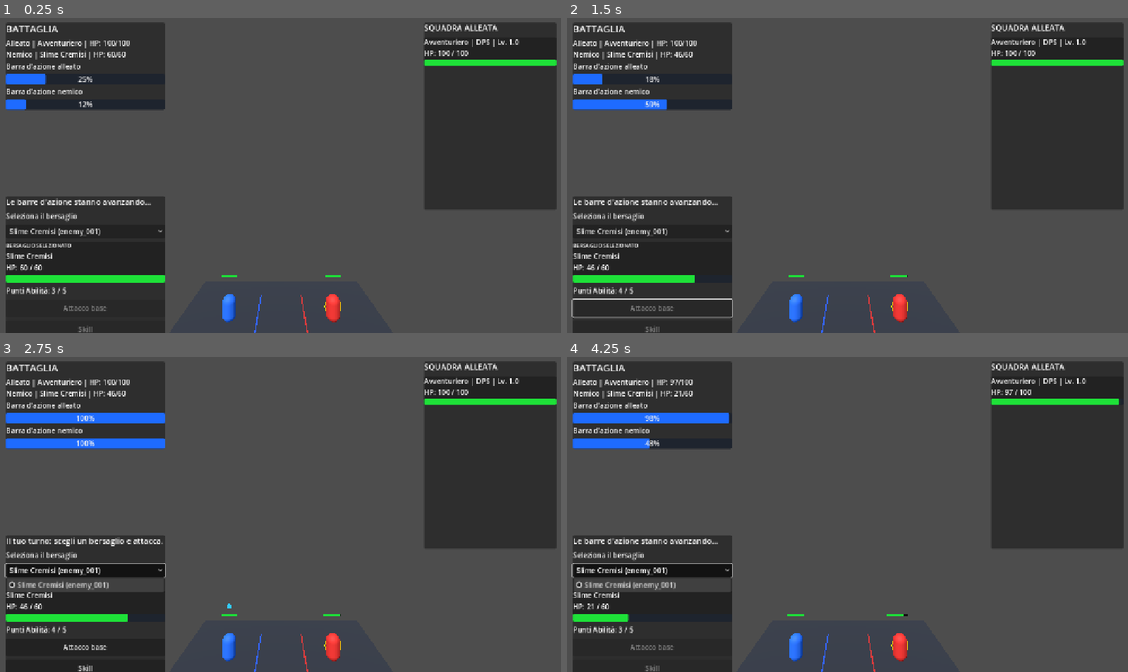
Above: before the commit, frames 1-4 (two rows, left to right).
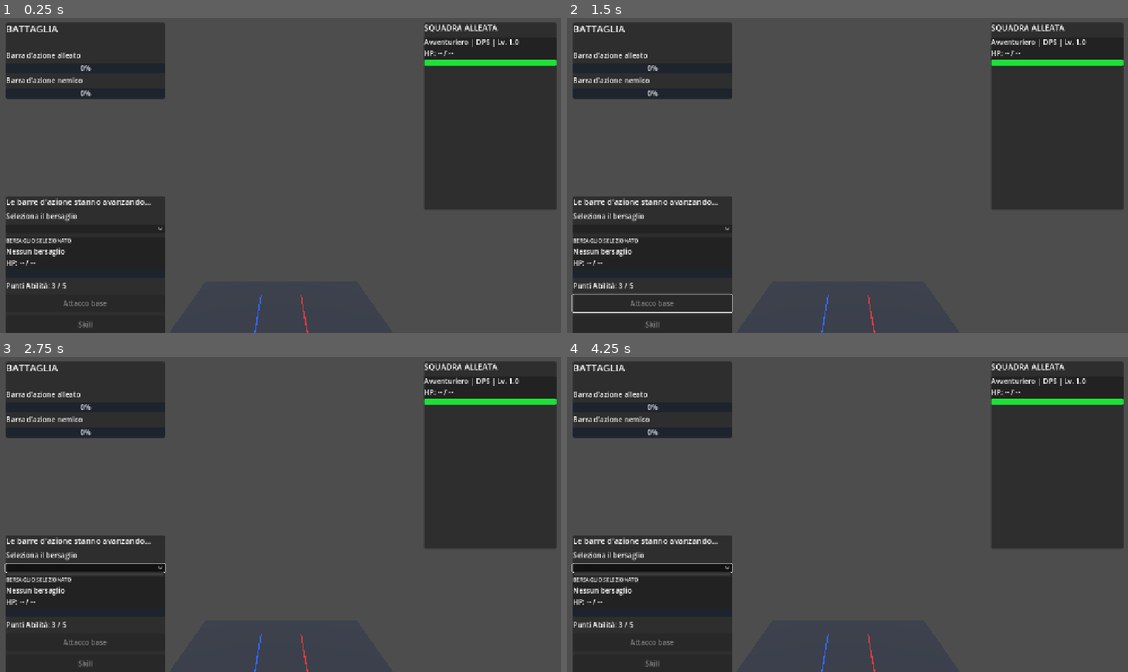
Above: after the commit, the same moments.

Repository: konakona185-gif/Super-spork-K7-school
Game: Godot game, scene res://scenes/main.tscn
Same seed, same stepped clock (60 frames per second), same inputs: the game is played once before the commit and once after it.
Inputs (mouse positions are in pixels of both pictures, inside the frame that each line leads up to):
- Up to frame 1 (0.25 s): no input
- Up to frame 2 (1.5 s): click (651, 232) at 0.5 s, where only the run before the commit has a clickable "Slime Cremisi (enemy_001)"; click (651, 307) at 1.25 s, where only the run before the commit has a clickable "Attacco base"
- Up to frame 3 (2.75 s): click (84, 571) at 2 s, where only the run before the commit has a clickable "Slime Cremisi (enemy_001)"
- Up to frame 4 (4.25 s): click (651, 668) at 2.75 s, where only the run before the commit has a clickable "Skill"; click (651, 571) at 3.5 s, where only the run before the commit has a clickable "Slime Cremisi (enemy_001)"

The runs differ from the first frame. In frame 1, 4.6% of the frame differs, in the area x 1-84%, y 6-100%; in frame 2, 4.9%; in frame 3, 6.6%, in the area x 0-84%, y 6-100%; in frame 4, 5.9%.

Commit message:
Update combat_manager.gd

Diff:
--- a/scripts/combat_manager.gd
+++ b/scripts/combat_manager.gd
@@ -1,4 +1,3 @@
-
 extends RefCounted
 class_name CombatManager
 
@@ -16,6 +15,31 @@
 func setup(party_data: Array, enemies_data: Array) -> void:
 	combatants.clear()
 	skill_points = STARTING_SKILL_POINTS
+
+	var used_ids: Dictionary = {}
+
+	for character in party_data:
+		var error_message: String = _get_combatant_data_error(
+			character,
+			used_ids
+		)
+
+		if not error_message.is_empty():
+			push_error("Dati eroe non validi: " + error_message)
+			combatants.clear()
+			return
+
+	for enemy in enemies_data:
+		var error_message: String = _get_combatant_data_error(
+			enemy,
+			used_ids
+		)
+
+		if not error_message.is_empty():
+			push_error("Dati nemico non validi: " + error_message)
+			combatants.clear()
+			return
+
 	_load_ability_data()
 
 	for character in party_data:
@@ -23,6 +47,67 @@
 
 	for enemy in enemies_data:
 		_add_combatant(enemy, "enemy")
+
+
+func _get_combatant_data_error(
+	data: Variant,
+	used_ids: Dictionary
+) -> String:
+	if not data is Dictionary:
+		return "Il combattente deve essere un oggetto."
+
+	var combatant_data: Dictionary = data
+
+	if (
+		not combatant_data.has("id")
+		or str(combatant_data["id"]).strip_edges().is_empty()
+	):
+		return "ID mancante o vuoto."
+
+	if (
+		not combatant_data.has("name")
+		or str(combatant_data["name"]).strip_edges().is_empty()
+	):
+		return "Nome mancante o vuoto."
+
+	if (
+		not combatant_data.has("stats")
+		or not combatant_data["stats"] is Dictionary
+	):
+		return "Statistiche mancanti o non valide."
+
+	var stats: Dictionary = combatant_data["stats"]
+
+	if not stats.has("hp") or not stats.has("atk"):
+		return "Le statistiche hp e atk sono obbligatorie."
+
+	if not stats["hp"] is int or int(stats["hp"]) <= 0:
+		return "HP deve essere un intero maggiore di zero."
+
+	if not stats["atk"] is int or int(stats["atk"]) < 0:
+		return "ATK deve essere un intero non negativo."
+
+	if stats.has("def"):
+		if not stats["def"] is int or int(stats["def"]) < 0:
+			return "DEF deve essere un intero non negativo."
+
+	if stats.has("speed"):
+		if not (
+			stats["speed"] is int
+			or stats["speed"] is float
+		):
+			return "Speed deve essere un numero."
+
+		if float(stats["speed"]) <= 0.0:
+			return "Speed deve essere maggiore di zero."
+
+	var combatant_id: String = str(combatant_data["id"])
+
+	if used_ids.has(combatant_id):
+		return "ID combattente duplicato: " + combatant_id
+
+	used_ids[combatant_id] = true
+	return ""
 
 
 func _load_ability_data() -> void:
